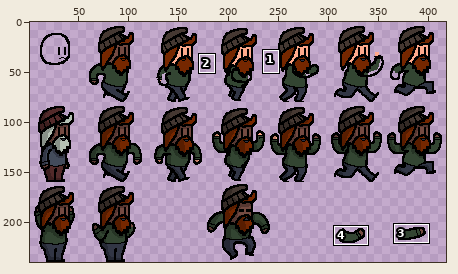
File history of a sprite sheet, Concepts/Art/Characters/PNGs/hobo spritesheet2.png. Above, an overview of the earlier version with the close-up marked.
Close-up. Old version:
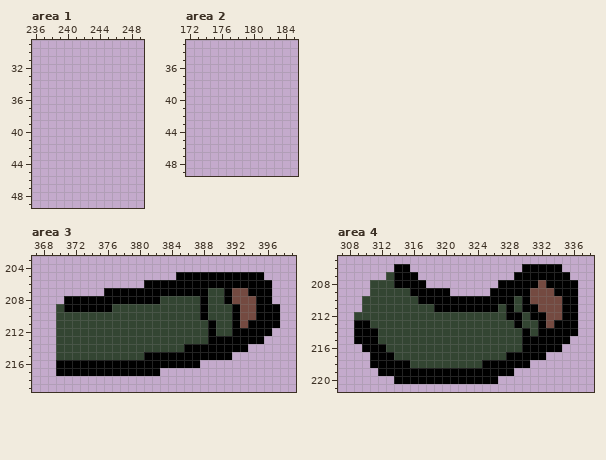
The file is 420x240 pixels. Colours within 5 levels of each other are drawn and written as one. Shown: area 1: x 236..249, y 29..49; area 2: x 172..185, y 33..49; area 3: x 367..399, y 203..219; area 4: x 307..338, y 205..221. The wide view leaves out empty margins. The commit also changed other parts of the picture, which this record leaves out.
And afterwards:
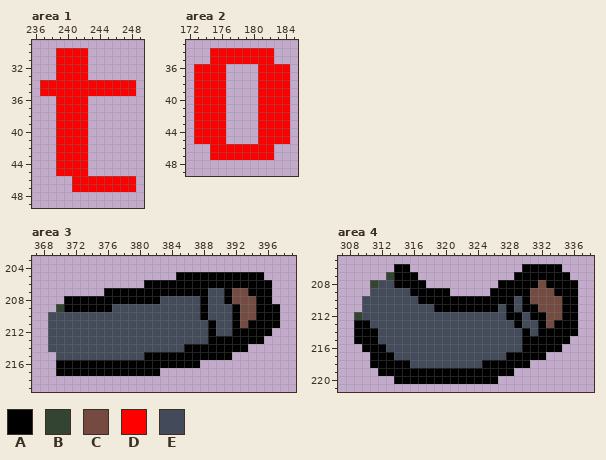
Palette (. is transparent): A #000000  B #334532  C #744a41  D #ff0000  E #434b5b
Edits made:
Changed rows in their new state; - is an unchanged pixel.
Area 1:
first column x 237:
30 --DDDD------
31 --DDDD------
32 --DDDD------
33 --DDDD------
34 DDDDDDDDDDDD
35 DDDDDDDDDDDD
36 --DDDD------
37 --DDDD------
38 --DDDD------
39 --DDDD------
40 --DDDD------
41 --DDDD------
42 --DDDD------
43 --DDDD------
44 --DDDD------
45 --DDDD------
46 ----DDDDDDDD
47 ----DDDDDDDD
Area 2:
first column x 173:
34 --DDDDDDDD--
35 --DDDDDDDD--
36 DDDD----DDDD
37 DDDD----DDDD
38 DDDD----DDDD
39 DDDD----DDDD
40 DDDD----DDDD
41 DDDD----DDDD
42 DDDD----DDDD
43 DDDD----DDDD
44 DDDD----DDDD
45 DDDD----DDDD
46 --DDDDDDDD--
47 --DDDDDDDD--
Area 3:
first column x 369:
207 --------------------EE-
208 --------------EEEEE-EE-
209 --------EEEEEEEEEEE-EEE
210 EEEEEEEEEEEEEEEEEEE-EEE
211 EEEEEEEEEEEEEEEEEEEE-EE
212 EEEEEEEEEEEEEEEEEEEE-EE
213 EEEEEEEEEEEEEEEEEEEE---
214 EEEEEEEEEEEEEEEEE------
215 -EEEEEEEEEEE-----------
Area 4:
first column x 310:
208 --EE------------------
209 -EEEEE----------------
210 EEEEEEE------------E--
211 EEEEEEEEE--------E-E--
212 EEEEEEEEEEEEEEEEEE--E-
213 -EEEEEEEEEEEEEEEEEE-EE
214 --EEEEEEEEEEEEEEEEEE-E
215 --EEEEEEEEEEEEEEEEEE--
216 ---EEEEEEEEEEEEEEEEE--
217 ----EEEEEEEEEEEEEE----
218 ------EEEEEEEEE-------
Pixel boxes of the changes (left, top, right, bottom) in both close-ups:
added: (40, 48, 136, 192)
added: (194, 48, 290, 160)
changed: (48, 288, 232, 360)
changed: (362, 280, 538, 368)
